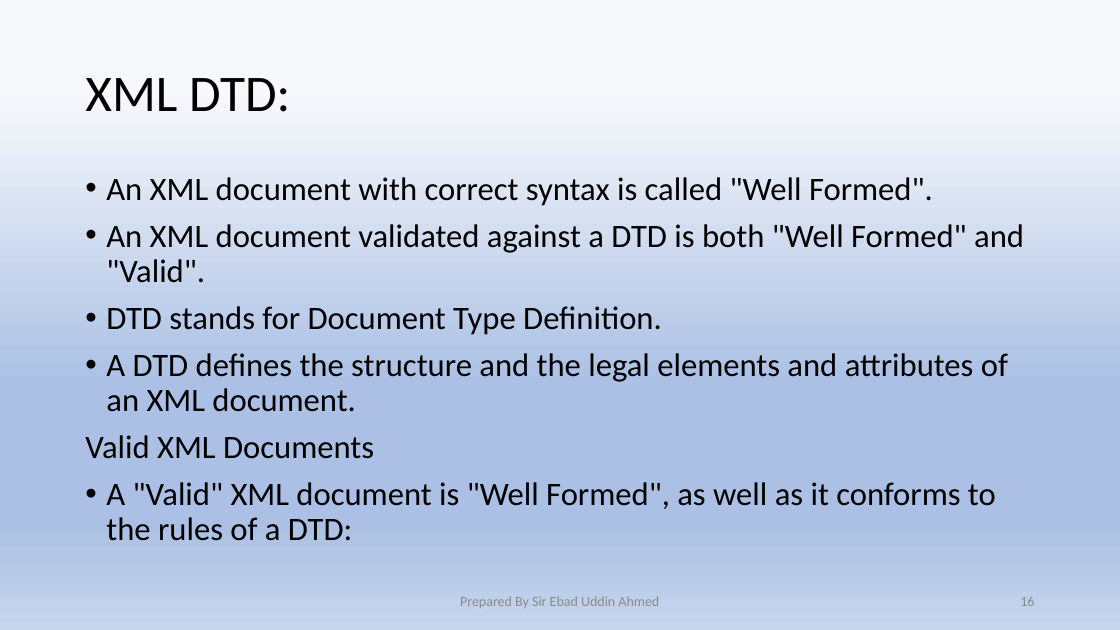
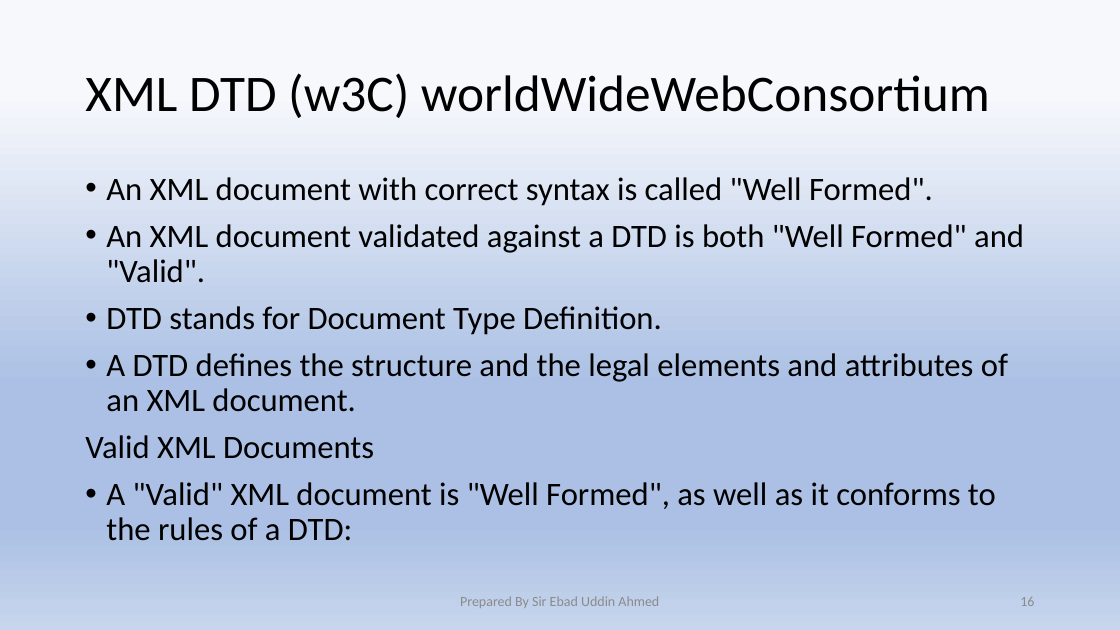
Before and after one commit to Ebad-uddin/Documentation, a slide deck: slide 16 of XML.pptx. Drawn at 1120x630 pixels with LibreOffice and Linux fonts; fonts in the diff are those of the drawing. Boxes give left, top, right and bottom in pixels: in the first picture for what was removed or moved away, otherwise in the second. Text is boxed around its words. In the diff, an @@ line names an element or a change of style, - is before the commit and + after.

```diff
--- a/XML.pptx
+++ b/XML.pptx
@@ title at <box>85,73,990,118</box>: text changed @@
-XML DTD:
+XML DTD (w3C) worldWideWebConsortium
```
Also in this commit, not shown: 3 other slides changed, 3 other files.
